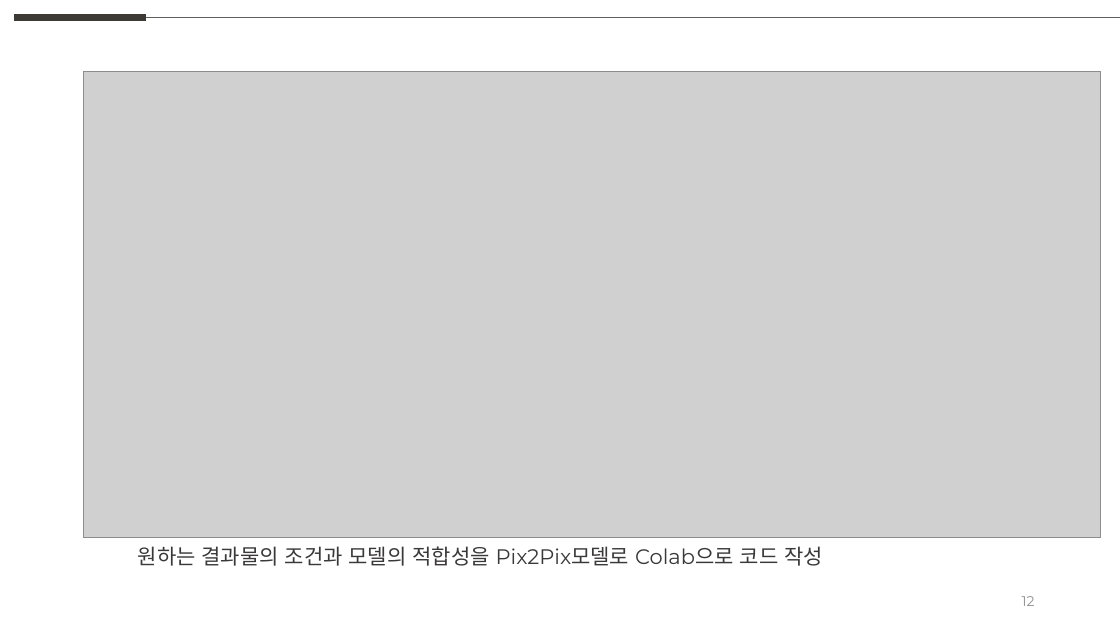
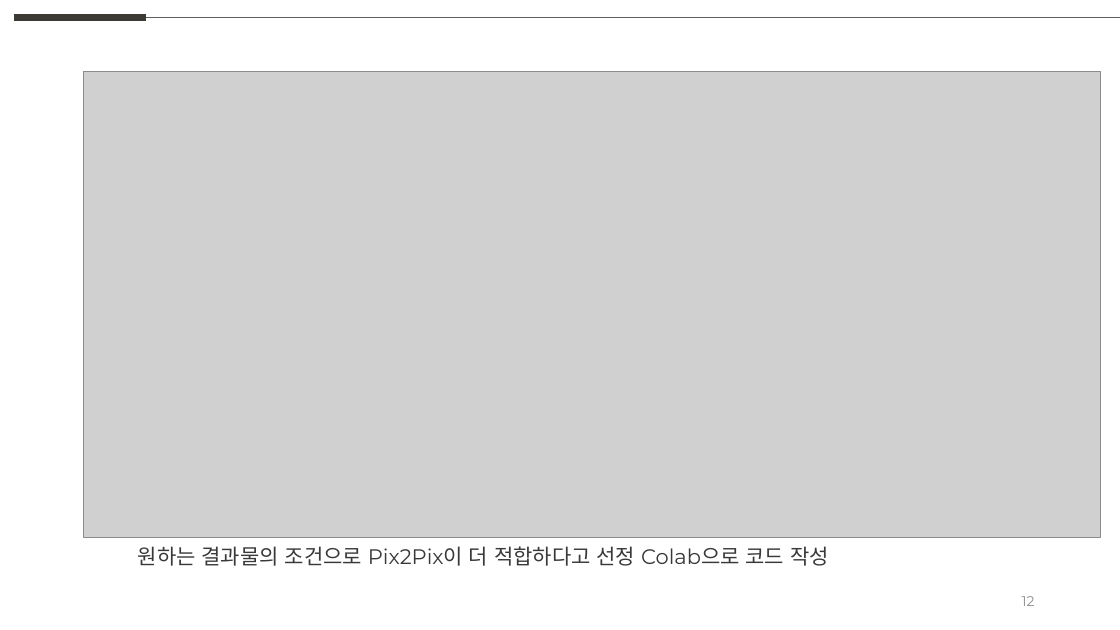
Before and after one commit to weaknessHero/Project_AvatarS, a slide deck: slide 12 of 발표자료/230323/PPT_230323.pptx. Drawn at 1120x630 pixels with LibreOffice and Linux fonts; fonts in the diff are those of the drawing; grey boxes stand for pictures. Boxes give left, top, right and bottom in pixels: in the first picture for what was removed or moved away, otherwise in the second. Text is boxed around its words. In the diff, an @@ line names an element or a change of style, - is before the commit and + after.

```diff
--- a/발표자료/230323/PPT_230323.pptx
+++ b/발표자료/230323/PPT_230323.pptx
@@ text at (138,546,829,566): text changed @@
-원하는 결과물의 조건과 모델의 적합성을 Pix2Pix모델로 Colab으로 코드 작성
+원하는 결과물의 조건으로 Pix2Pix이 더 적합하다고 선정 Colab으로 코드 작성
```
Also in this commit, not shown: 2 other slides changed, 1 slide added.
